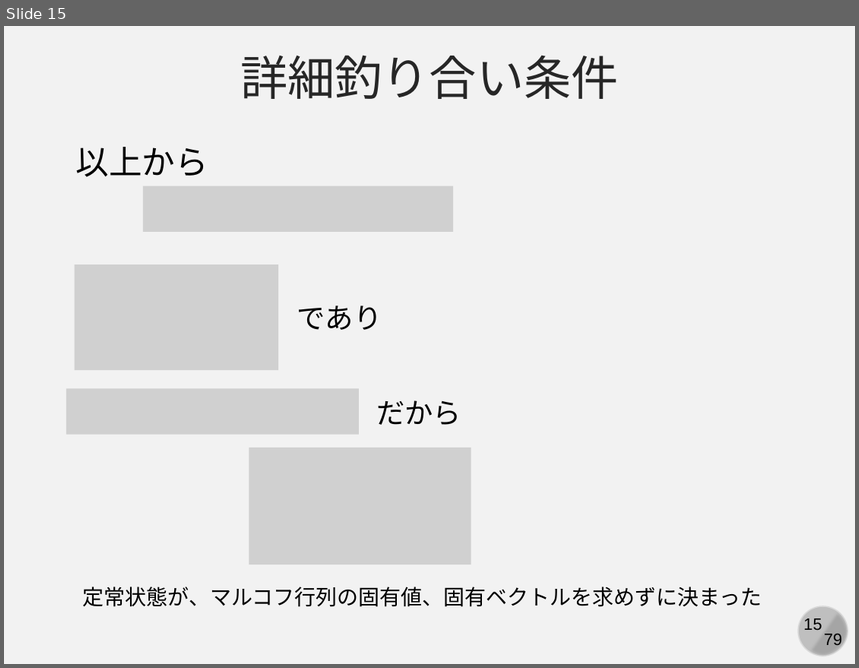
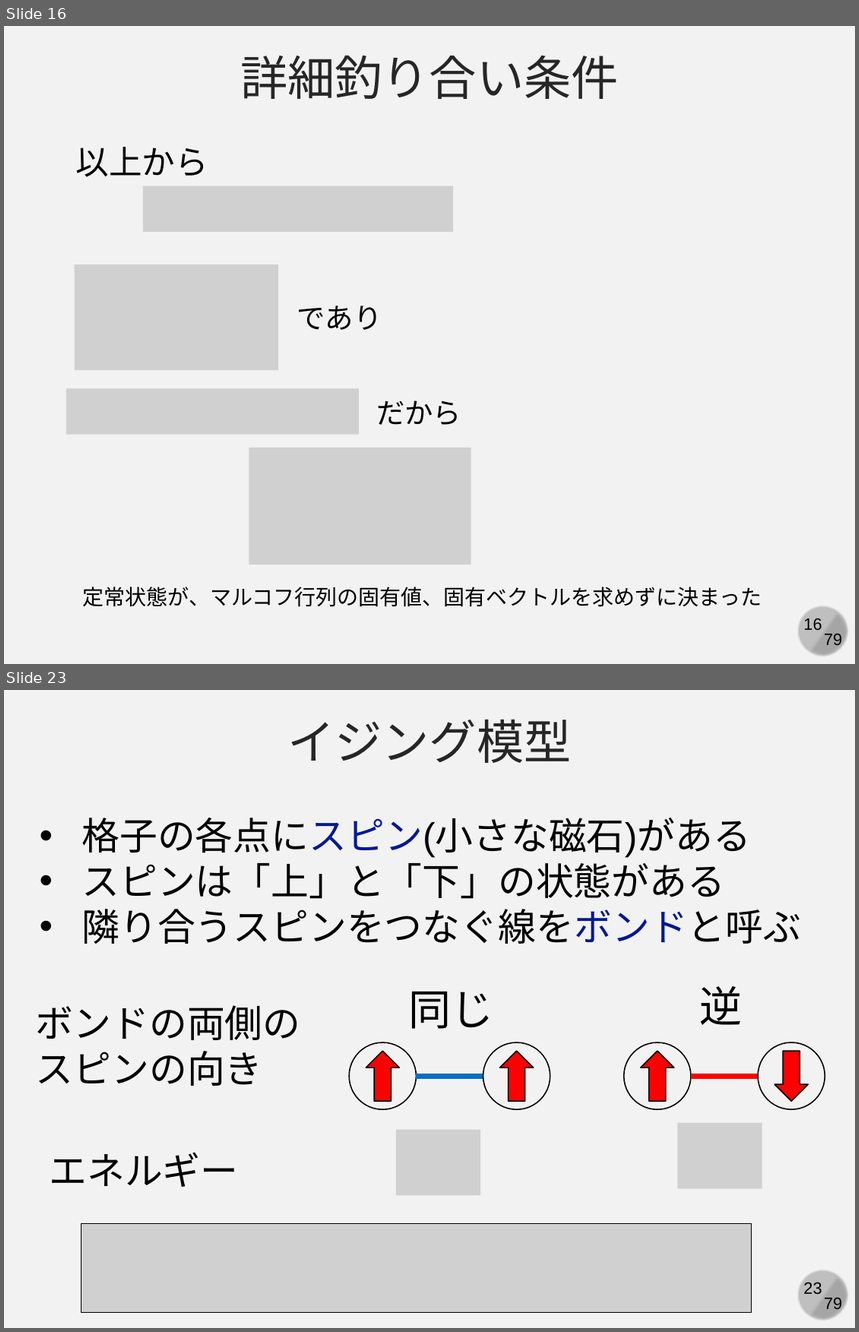
Before and after one commit to kaityo256/simulation_engineering, a slide deck: markov_chain/markov.pptx. Shown one above the other, each under a label of ours: slide 15 before the commit, slides 16 and 23 after it; the slides between them are not shown. The pictures are 859x668 and 859x1332 pixels, drawn with LibreOffice and Linux fonts; fonts in the diff are those of the drawing; grey boxes stand for pictures. Boxes give left, top, right and bottom in pixels: in the first picture for what was removed or moved away, otherwise in the second. Text is boxed around its words. In the diff, an @@ line names an element or a change of style, - is before the commit and + after.

```diff
--- a/markov_chain/markov.pptx
+++ b/markov_chain/markov.pptx
@@ slide 23 added at box(4, 690, 855, 1328), background #F2F2F2; not listed: 4 template elements that a slide beside it also shows @@
@@ text added at box(288, 719, 572, 763), 40 pt, text #262626 @@
+イジング模型
@@ text added at box(82, 818, 802, 944), 32 pt, text #000000 @@
+• 格子の各点にスピン(小さな磁石)がある
+• スピンは「上」と「下」の状態がある
+• 隣り合うスピンをつなぐ線をボンドと呼ぶ
@@ text added at box(36, 1005, 301, 1086), 32 pt, text #000000 @@
+ボンドの両側の
+スピンの向き
@@ text added at box(409, 992, 494, 1029), 36 pt, text #000000 @@
+同じ
@@ text added at box(699, 986, 742, 1025), 36 pt, text #000000 @@
+逆
@@ ellipse added at box(350, 1043, 417, 1110), outline #000000 1 pt @@
@@ down arrow added at box(366, 1051, 399, 1101), fill #FF0000, outline #000000 1 pt @@
@@ ellipse added at box(484, 1043, 550, 1110), outline #000000 1 pt @@
@@ down arrow added at box(500, 1051, 534, 1101), fill #FF0000, outline #000000 1 pt @@
@@ ellipse added at box(623, 1043, 691, 1110), outline #000000 1 pt @@
@@ down arrow added at box(641, 1051, 674, 1101), fill #FF0000, outline #000000 1 pt @@
@@ ellipse added at box(758, 1043, 826, 1110), outline #000000 1 pt @@
@@ down arrow added at box(775, 1051, 808, 1101), fill #FF0000, outline #000000 1 pt @@
@@ line added from (416, 1076) to (484, 1076), #0070C0 4.5 pt @@
@@ line added from (691, 1076) to (758, 1076), #FF0000 4.5 pt @@
@@ picture added at box(396, 1130, 481, 1195) @@
@@ picture added at box(677, 1123, 762, 1189) @@
@@ text added at box(49, 1152, 238, 1187), 32 pt, text #000000 @@
+エネルギー
@@ picture added at box(82, 1224, 751, 1312) @@
@@ what was slide 15 is now slide 16 @@
@@ page number at box(804, 619, 822, 630): text changed @@
-15
+16
```
Also in this commit, not shown: 1 slide changed, 21 other slides added, 2 slides removed.
